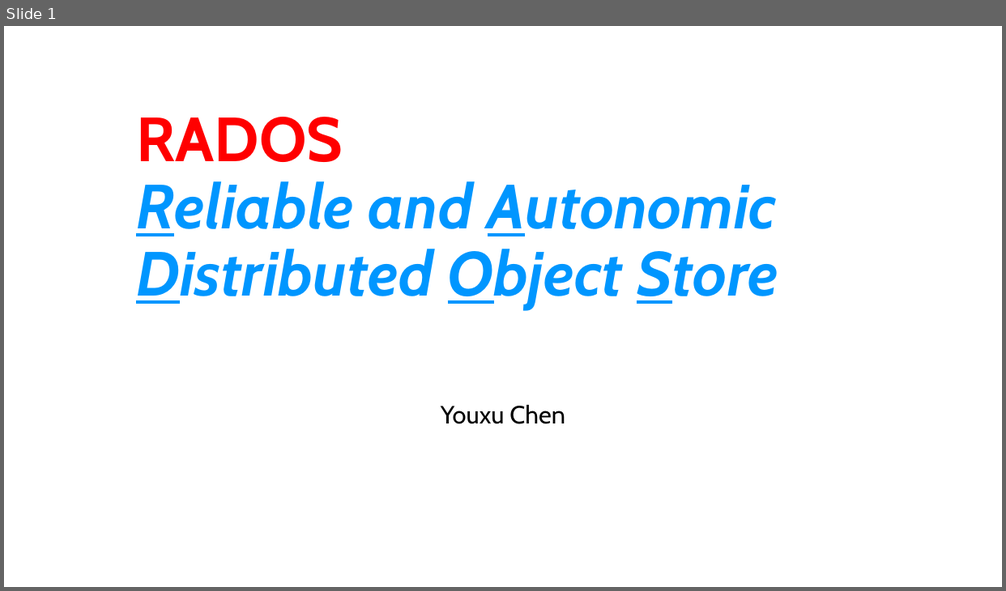
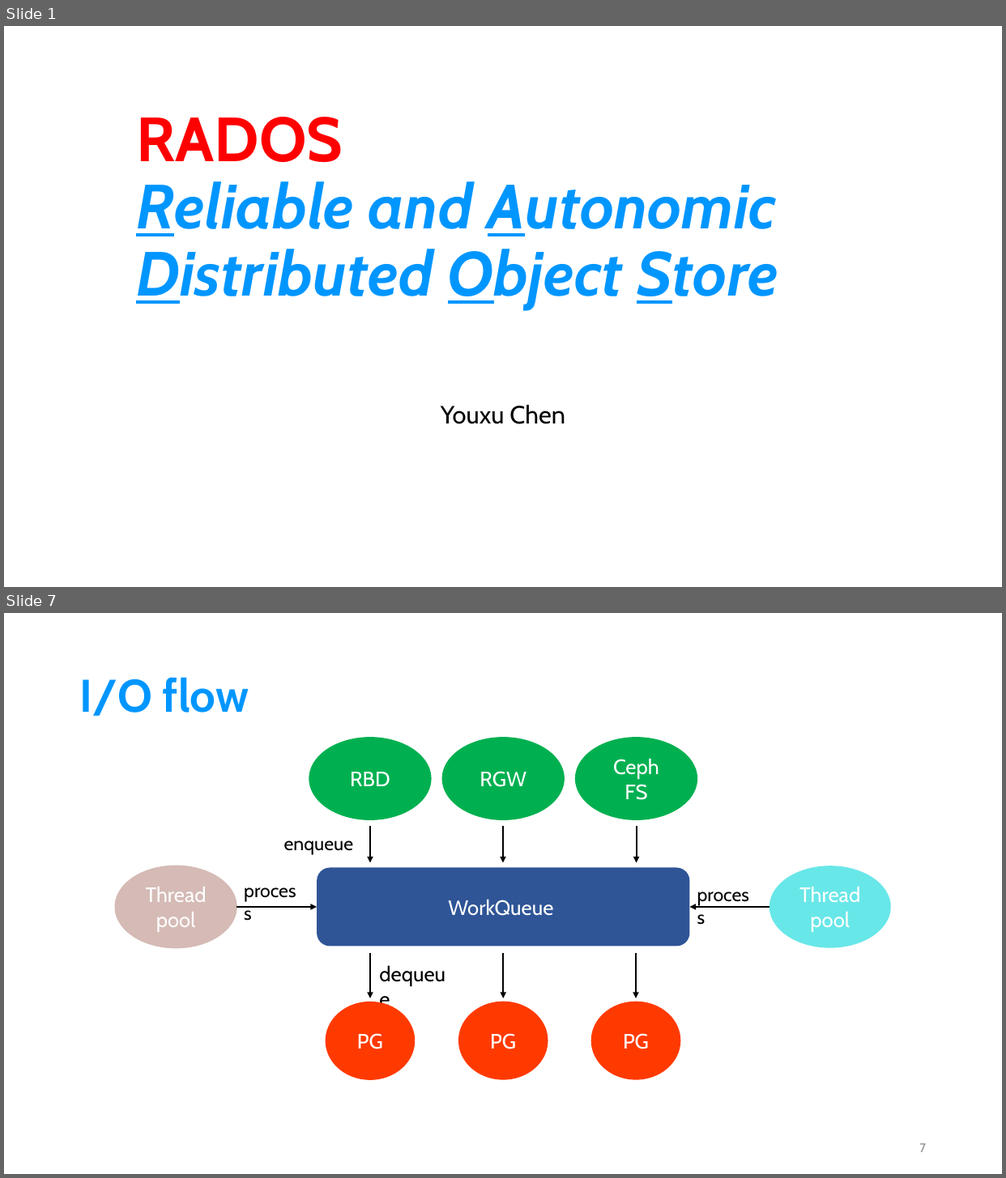
Before and after one commit to Youxu-Chen/Document-Ceph, a slide deck: RADOS.pptx. Shown one above the other, each under a label of ours: slide 1 before the commit, slides 1 and 7 after it; the slides between them are not shown. The pictures are 1006x591 and 1006x1178 pixels, drawn with LibreOffice and Linux fonts; fonts in the diff are those of the drawing. Boxes give left, top, right and bottom in pixels: in the first picture for what was removed or moved away, otherwise in the second. Text is boxed around its words. In the diff, an @@ line names an element or a change of style, - is before the commit and + after.

```diff
--- a/RADOS.pptx
+++ b/RADOS.pptx
@@ slide 7 added at (x1=4, y1=613, x2=1002, y2=1174), background #FFFFFF @@
@@ title added at (x1=80, y1=677, x2=249, y2=716), 44 pt, text #0096FF, bold @@
+I/O flow
@@ group added at (x1=115, y1=737, x2=891, y2=1080): 8 ellipses, 8 arrows, 4 texts, 1 rounded rectangle @@
+RBD
+Ceph FS
+RGW
+WorkQueue
+dequeue
+PG
+enqueue
+PG
+PG
+Thread
+pool
+process
+Thread
+pool
+process
@@ page number added at (x1=919, y1=1144, x2=926, y2=1152), 12 pt, text #8C8C8C @@
+7
```
Also in this commit, not shown: 6 slides changed, 12 other slides added, 2 slides removed, 1 other file.
